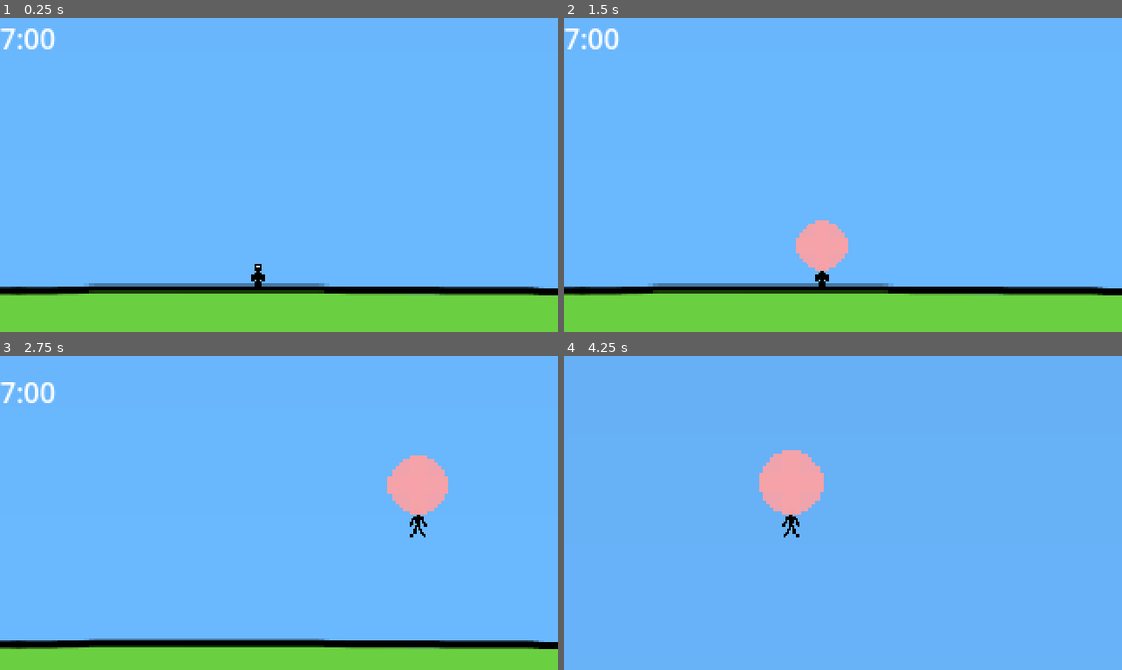
Above: before the commit, frames 1-4 (two rows, left to right).
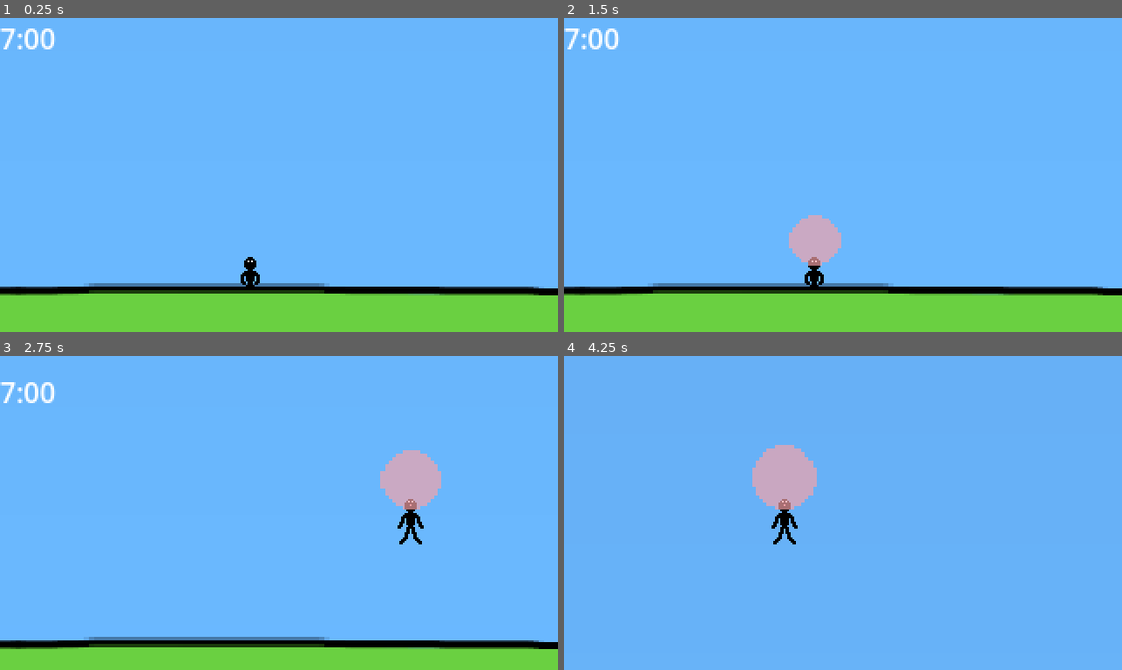
Above: after the commit, the same moments.

Repository: eagle-eye-scouter/GGJ_BubbleBlowing
Game: Godot game, scene res://scenes/scroll_world.tscn
Same seed, same stepped clock (60 frames per second), same inputs: the game is played once before the commit and once after it.
Inputs:
- Up to frame 1 (0.25 s): no input
- Up to frame 2 (1.5 s): tap Enter (ui_accept) at 0.5, 0.77 s; hold D (player_right) 0.53-1.28 s; hold Space (player_breath) 0.53-1.28 s; hold S (player_down) from 1.28 s (still down); tap Space (player_breath) at 1.35 s
- Up to frame 3 (2.75 s): tap Enter (ui_accept) at 1.52 s; release S (player_down) at 2.03 s; hold D (player_right) from 2.03 s (still down); hold Space (player_breath) from 2.03 s (still down)
- Up to frame 4 (4.25 s): release D (player_right) at 2.78 s; release Space (player_breath) at 2.78 s; hold Up (ui_up) 2.78-3.53 s; tap Space (player_breath) at 2.85 s; tap Enter (ui_accept) at 3.02, 3.77 s; hold A (player_left) from 3.53 s (still down); hold Space (player_breath) from 3.53 s (still down)

The runs differ from the first frame. In frame 1, 0.2% of the frame differs, in the area x 43-48%, y 76-86%; in frame 2, 1.5%; in frame 3, 2.5%, in the area x 15-81%, y 30-93%; in frame 4, 2.4%.

Commit message:
Update player model; transparent bubble

Diff:
--- a/scenes/player.tscn
+++ b/scenes/player.tscn
@@ -14,11 +14,10 @@
 
 [node name="Sprite" type="Sprite2D" parent="."]
 position = Vector2(0, 5)
-scale = Vector2(0.666, 0.666)
 texture = ExtResource("3_2s67o")
 
 [node name="Bubble" parent="." instance=ExtResource("2_2mrk3")]
-position = Vector2(0, 2)
+position = Vector2(0, -1)
 
 [node name="Collider" type="CollisionShape2D" parent="."]
 position = Vector2(0, 5)
--- a/scenes/player_bubble.tscn
+++ b/scenes/player_bubble.tscn
@@ -15,6 +15,7 @@
 collision_mask = 2
 
 [node name="Icon" type="Sprite2D" parent="Body"]
+self_modulate = Color(1, 1, 1, 0.686275)
 scale = Vector2(7.3, 7.3)
 texture = ExtResource("1_xn1kj")
 
--- a/scenes/scroll_world.tscn
+++ b/scenes/scroll_world.tscn
@@ -44,7 +44,7 @@
 texture = SubResource("GradientTexture1D_p6wtx")
 
 [node name="Player" parent="." instance=ExtResource("2_wuabt")]
-position = Vector2(148, 143)
+position = Vector2(144, 136)
 
 [node name="Camera2D" type="Camera2D" parent="Player"]
 limit_left = 0
Binary file changed: assets/gum_bubble.png
